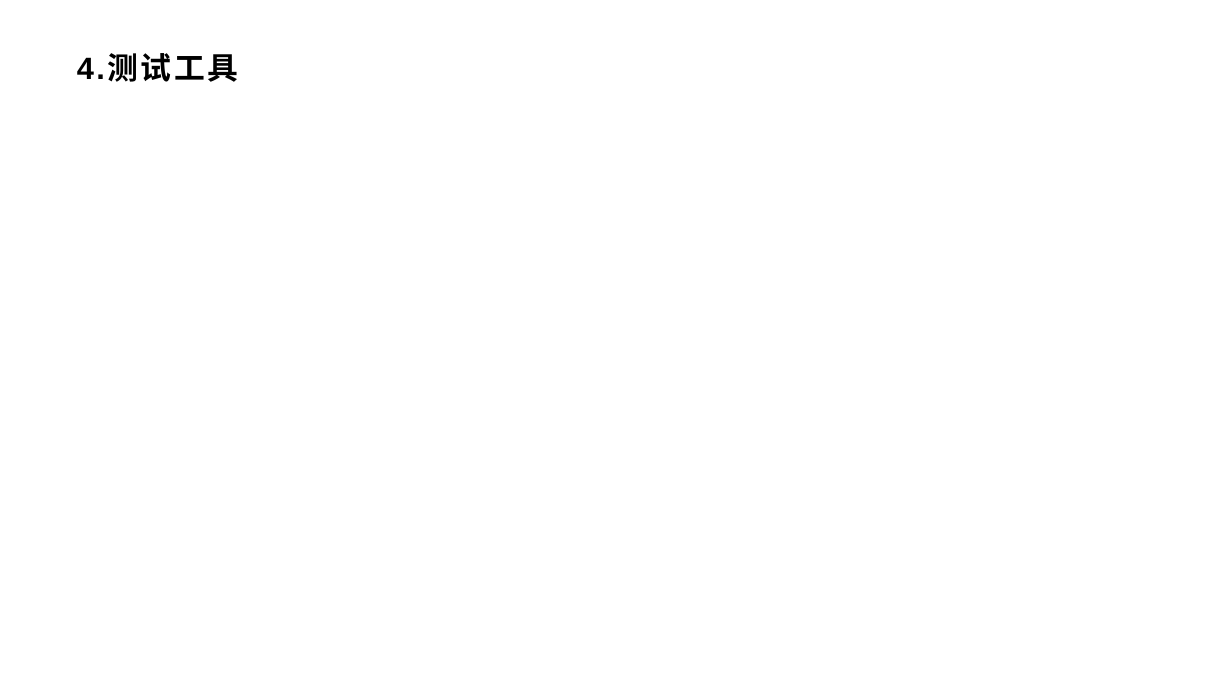
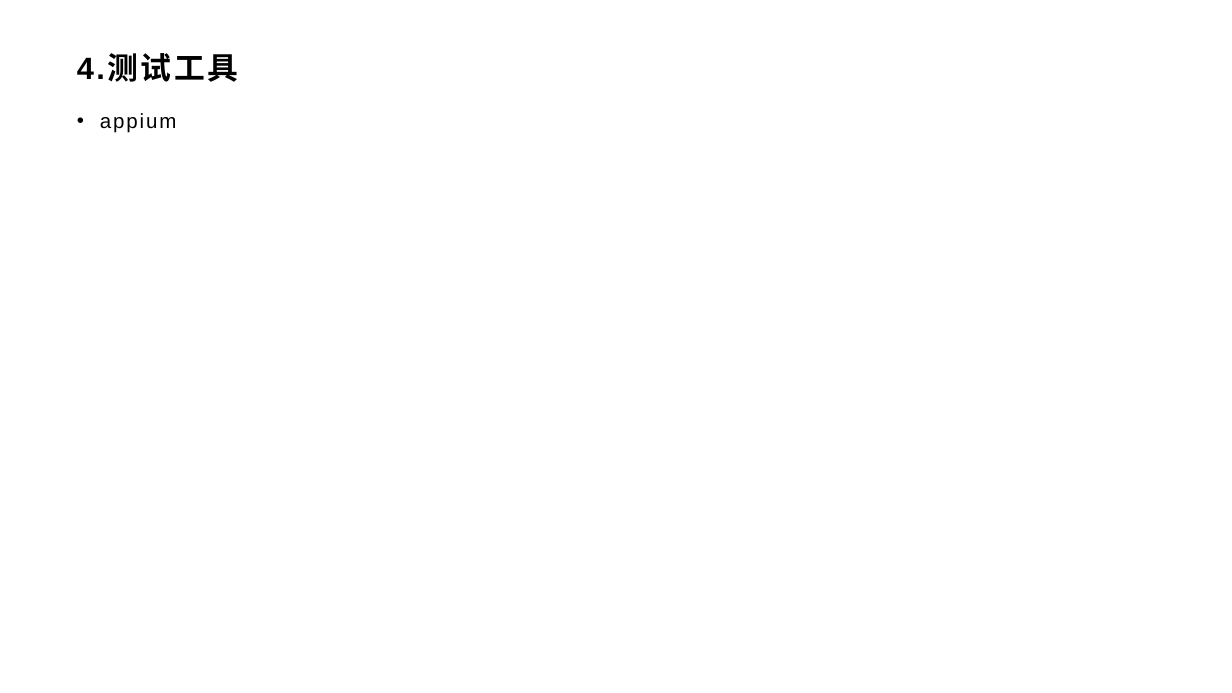
Before and after one commit to xlisses/ruang, a slide deck: slide 9 of 最终评审.pptx (slide 6 before the commit). Drawn at 1232x693 pixels with LibreOffice and Linux fonts; fonts in the diff are those of the drawing; background and template pictures are left out. Boxes give left, top, right and bottom in pixels: in the first picture for what was removed or moved away, otherwise in the second. Text is boxed around its words. In the diff, an @@ line names an element or a change of style, - is before the commit and + after.

```diff
--- a/最终评审.pptx
+++ b/最终评审.pptx
@@ text added at (100,113,177,133), 16 pt, text #000000 @@
+• appium
```
Also in this commit, not shown: 3 other slides changed, 6 slides added, 2 slides removed, 20 other files.
